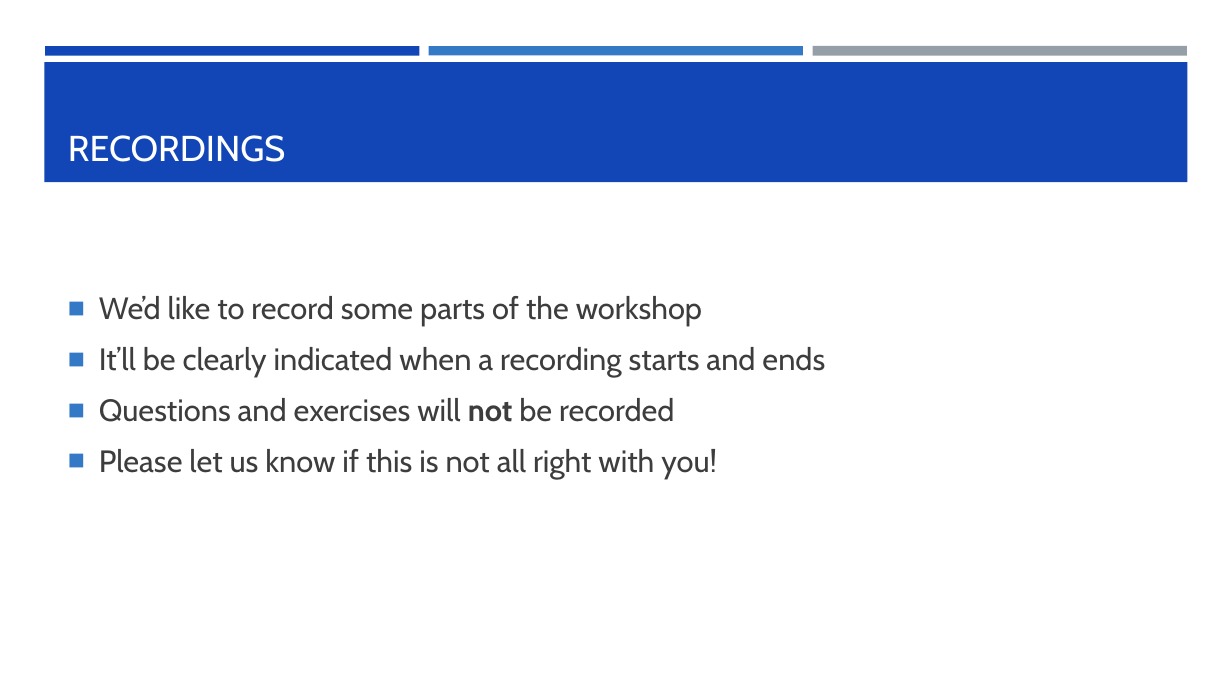
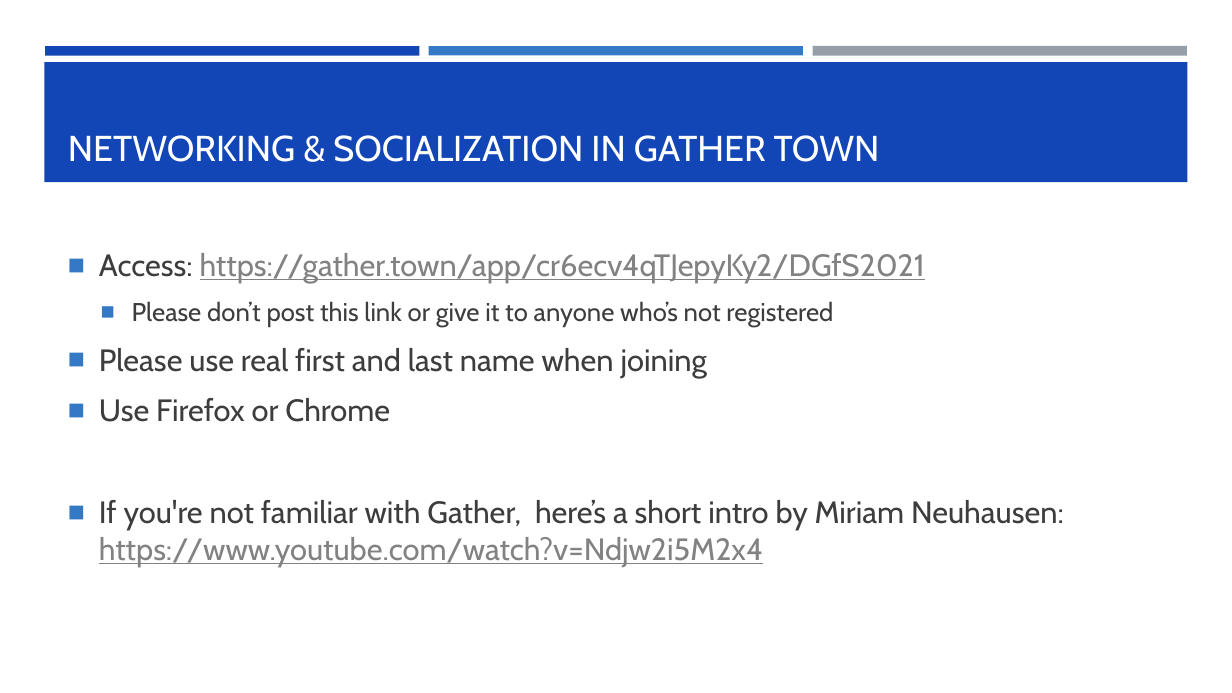
Before and after one commit to DGfS-PhD-2021/tidyverse-materials, a slide deck: slide 6 of DGFS PhD forum welcome.pptx. Drawn at 1232x693 pixels with LibreOffice and Linux fonts; fonts in the diff are those of the drawing. Boxes give left, top, right and bottom in pixels: in the first picture for what was removed or moved away, otherwise in the second. Text is boxed around its words. In the diff, an @@ line names an element or a change of style, - is before the commit and + after.

```diff
--- a/DGFS PhD forum welcome.pptx
+++ b/DGFS PhD forum welcome.pptx
@@ title at (68, 135, 880, 162): text changed @@
-RECORDINGS
+NETWORKING & SOCIALIZATION IN GATHER TOWN
@@ text at (99, 253, 1064, 567): text changed @@
-■ We’d like to record some parts of the workshop
-■ It’ll be clearly indicated when a recording starts and ends
-■ Questions and exercises will not be recorded
-■ Please let us know if this is not all right with you!
+■ Access: https://gather.town/app/cr6ecv4qTJepyKy2/DGfS2021
+  ■ Please don’t post this link or give it to anyone who’s not registered
+■ Please use real first and last name when joining
+■ Use Firefox or Chrome
+■ If you're not familiar with Gather, here’s a short intro by Miriam Neuhausen: https://www.youtube.com/watch?v=Ndjw2i5M2x4
```
Also in this commit, not shown: 3 other slides changed, 2 slides added, 2 slides removed, 1 other file.
